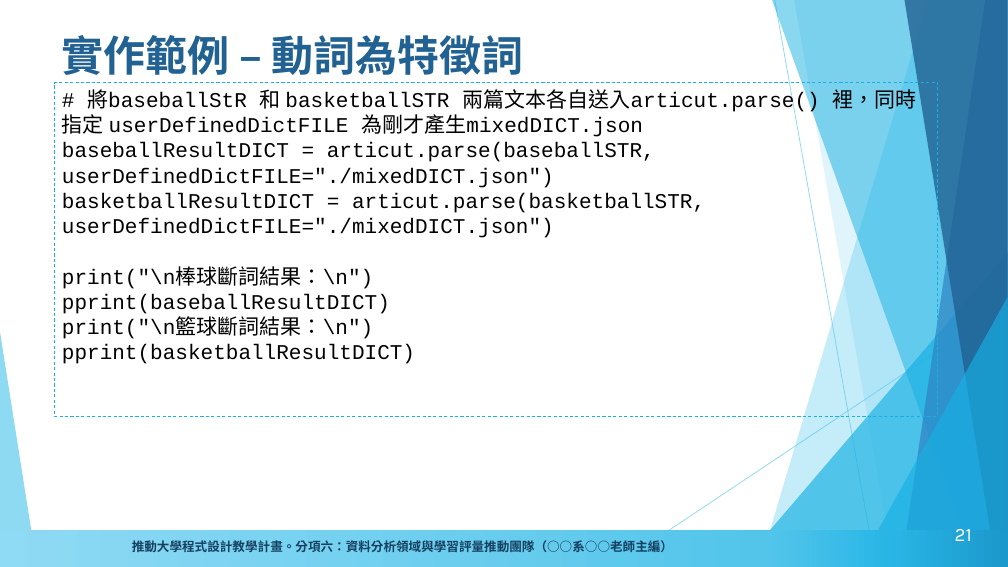
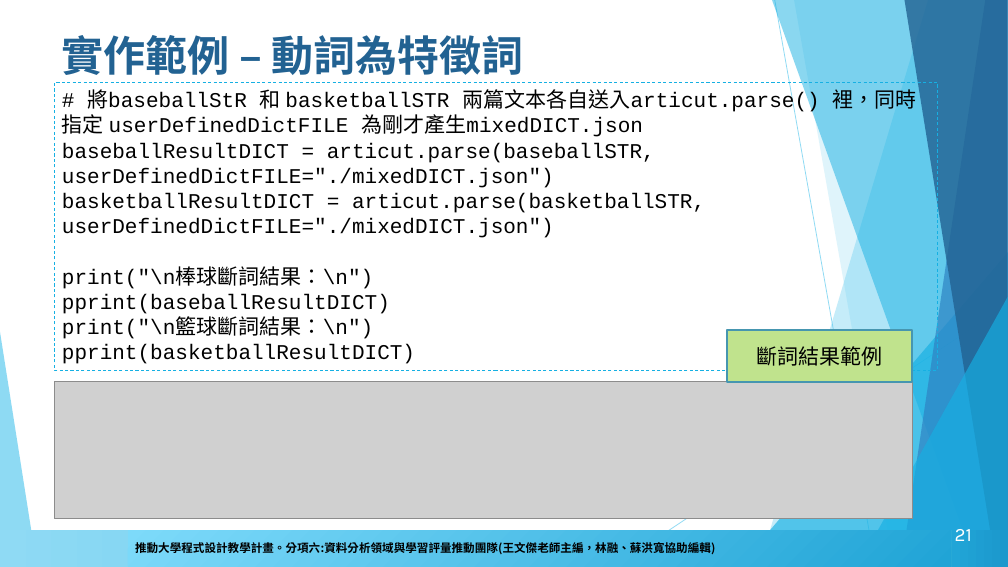
Before and after one commit to howardsukuan/textual-data-analysis-python, a slide deck: slide 21 of week04/文本分析與程式設計week4.pptx. Drawn at 1008x567 pixels with LibreOffice and Linux fonts; fonts in the diff are those of the drawing; grey boxes stand for pictures; background and template pictures are left out. Boxes give left, top, right and bottom in pixels: in the first picture for what was removed or moved away, otherwise in the second. Text is boxed around its words. In the diff, an @@ line names an element or a change of style, - is before the commit and + after.

```diff
--- a/week04/文本分析與程式設計week4.pptx
+++ b/week04/文本分析與程式設計week4.pptx
@@ title "實作範例 – 動詞為特徵詞" at (x1=62, y1=35, x2=524, y2=75): font Arial to Karla @@
@@ rectangle "# 將baseballStR 和 basketballSTR 兩篇文本各自送入articut.parse() ..." resized from (x1=54, y1=83, x2=938, y2=417) to (x1=54, y1=83, x2=938, y2=371) @@
@@ rectangle added at (x1=727, y1=330, x2=913, y2=382), fill #C0E38D, outline #4696B1 2 pt, 20 pt, text #000000 @@
+斷詞結果範例
@@ picture added at (x1=54, y1=382, x2=913, y2=519) @@
@@ rectangle added at (x1=128, y1=531, x2=951, y2=566), fill gradient #20A4D6 to #7EDBFB, 11 pt, text #000000, bold @@
+推動大學程式設計教學計畫。分項六:資料分析領域與學習評量推動團隊(王文傑老師主編，林融、蘇洪寬協助編輯)
```
Also in this commit, not shown: 51 other slides changed, 8 slides added, 7 other files.
